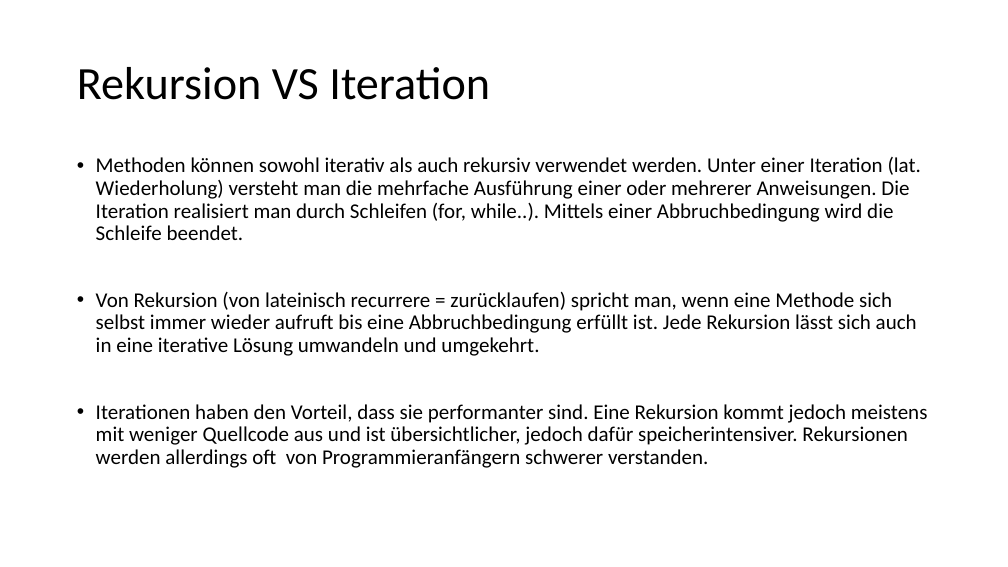
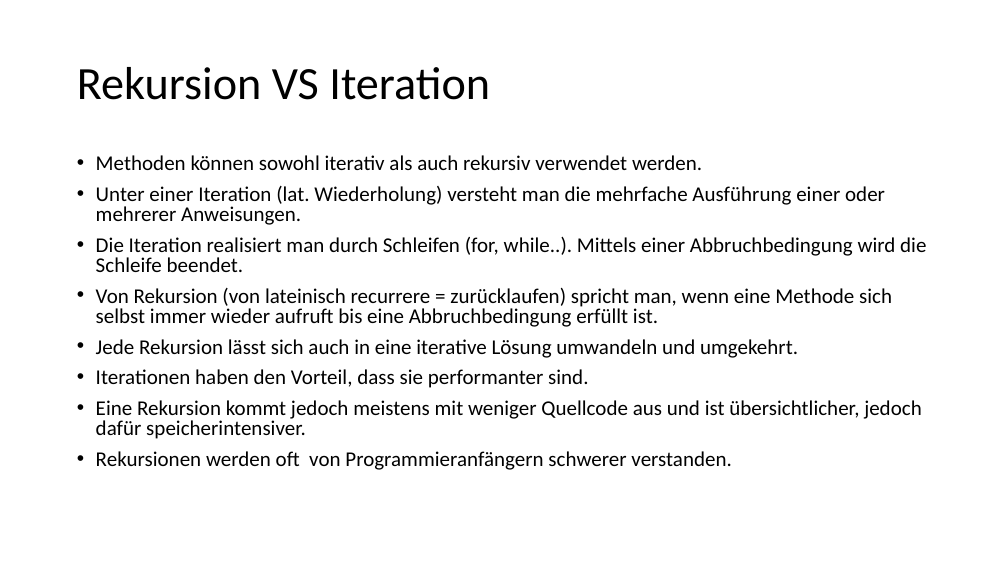
Before and after one commit to anjak610/Tutorium_MIB_1, a slide deck: slide 3 of Tut_Files/Tut_5.12.pptx. Drawn at 1008x567 pixels with LibreOffice and Linux fonts; fonts in the diff are those of the drawing. Boxes give left, top, right and bottom in pixels: in the first picture for what was removed or moved away, otherwise in the second. Text is boxed around its words. In the diff, an @@ line names an element or a change of style, - is before the commit and + after.

```diff
--- a/Tut_Files/Tut_5.12.pptx
+++ b/Tut_Files/Tut_5.12.pptx
@@ text at (96, 155, 926, 470): text changed @@
-• Methoden können sowohl iterativ als auch rekursiv verwendet werden. Unter einer Iteration (lat. Wiederholung) versteht man die mehrfache Ausführung einer oder mehrerer Anweisungen. Die Iteration realisiert man durch Schleifen (for, while..). Mittels einer Abbruchbedingung wird die Schleife beendet.
-• Von Rekursion (von lateinisch recurrere = zurücklaufen) spricht man, wenn eine Methode sich selbst immer wieder aufruft bis eine Abbruchbedingung erfüllt ist. Jede Rekursion lässt sich auch in eine iterative Lösung umwandeln und umgekehrt.
-• Iterationen haben den Vorteil, dass sie performanter sind. Eine Rekursion kommt jedoch meistens mit weniger Quellcode aus und ist übersichtlicher, jedoch dafür speicherintensiver. Rekursionen werden allerdings oft von Programmieranfängern schwerer verstanden.
+• Methoden können sowohl iterativ als auch rekursiv verwendet werden.
+• Unter einer Iteration (lat. Wiederholung) versteht man die mehrfache Ausführung einer oder mehrerer Anweisungen.
+• Die Iteration realisiert man durch Schleifen (for, while..). Mittels einer Abbruchbedingung wird die Schleife beendet.
+• Von Rekursion (von lateinisch recurrere = zurücklaufen) spricht man, wenn eine Methode sich selbst immer wieder aufruft bis eine Abbruchbedingung erfüllt ist.
+• Jede Rekursion lässt sich auch in eine iterative Lösung umwandeln und umgekehrt.
+• Iterationen haben den Vorteil, dass sie performanter sind.
+• Eine Rekursion kommt jedoch meistens mit weniger Quellcode aus und ist übersichtlicher, jedoch dafür speicherintensiver.
+• Rekursionen werden oft von Programmieranfängern schwerer verstanden.
```
Also in this commit, not shown: 4 other slides changed, 31 other files.
